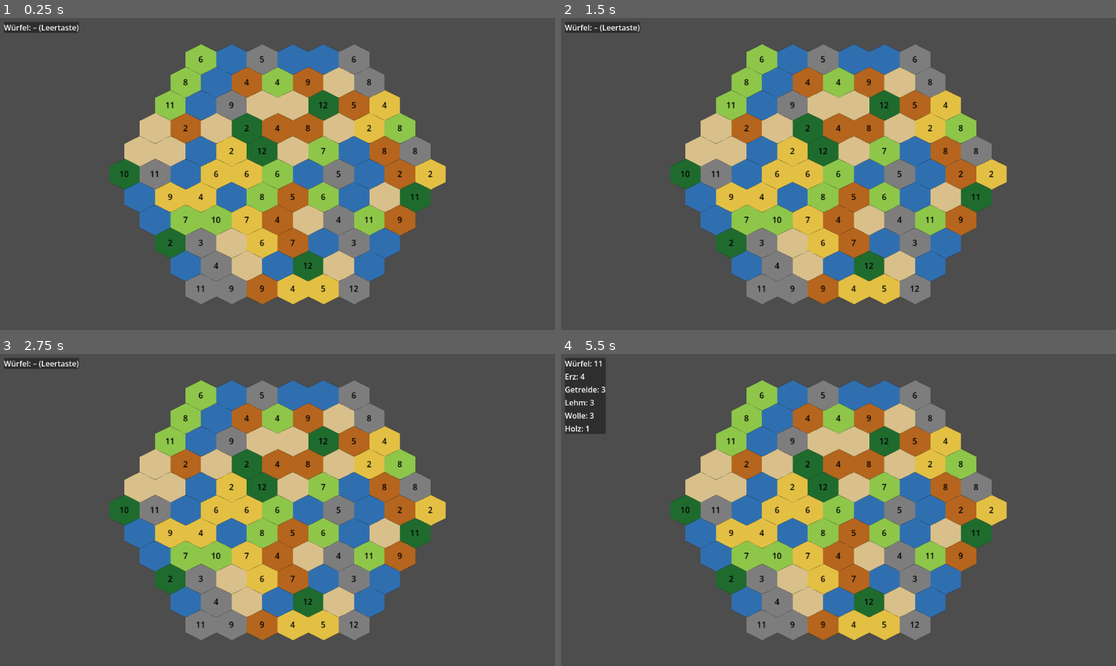
Above: before the commit, frames 1-4 (two rows, left to right).
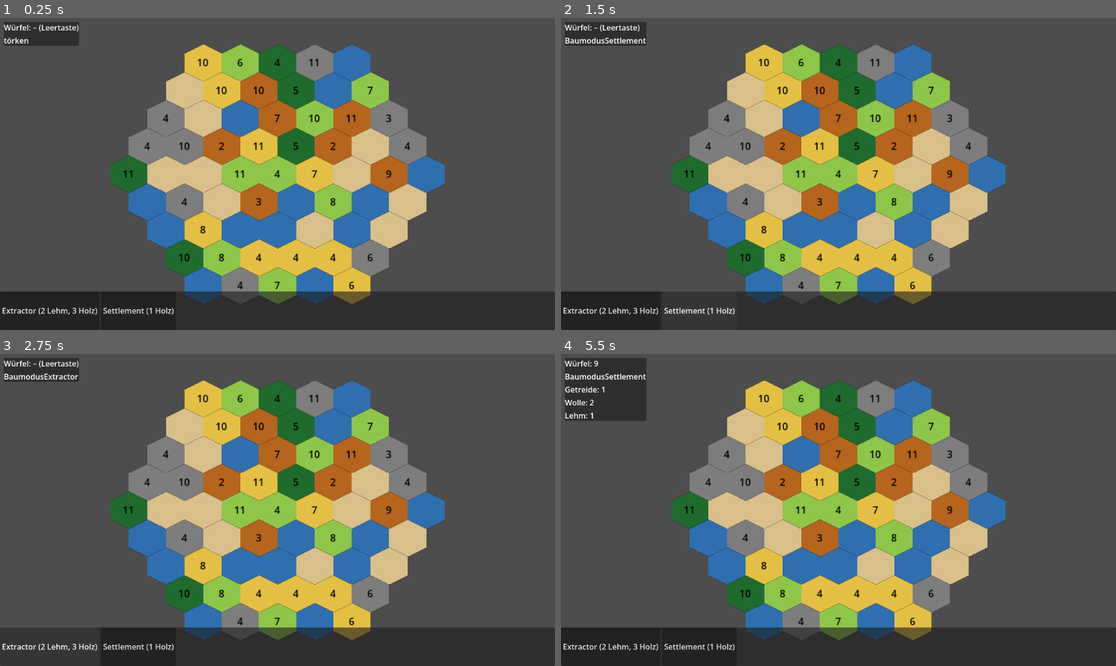
Above: after the commit, the same moments.

Repository: Dahf/catan
Game: Godot game, scene res://main/main.tscn
The game is run twice, just before and just after one commit, with the same random seed, the same clock (stepped at 60 frames per second) and the same inputs.
Inputs (mouse positions are in pixels of both pictures, inside the frame that each line leads up to):
- Up to frame 1 (0.25 s): no input
- Up to frame 2 (1.5 s): click (610, 311) at 0.5 s, where only the run after the commit has a clickable "Extractor (2 Lehm, 3 Holz)"; click (699, 311) at 1.25 s, where only the run after the commit has a clickable "Settlement (1 Holz)"
- Up to frame 3 (2.75 s): click (49, 647) at 2 s, where only the run after the commit has a clickable "Extractor (2 Lehm, 3 Holz)"
- Up to frame 4 (5.5 s): click (699, 647) at 2.75 s, where only the run after the commit has a clickable "Settlement (1 Holz)"; click (610, 647) at 3.5 s, where only the run after the commit has a clickable "Extractor (2 Lehm, 3 Holz)"; click (699, 647) at 4.25 s, where only the run after the commit has a clickable "Settlement (1 Holz)"; tap Enter (ui_accept) at 5, 5.27 s; move the mouse to (960, 494) at 5.02 s; hold Shift from 5.03 s (still down); click (960, 494) at 5.17 s

The runs differ from the first frame. In frame 1, 45% of the frame differs, in the area x 0-100%, y 4-100%; in frame 2, 43%; in frame 3, 43%; in frame 4, 46%, in the area x 0-100%, y 1-100%.

Commit message:
Implement building placement logic, enhance game state management, and update UI components

Diff:
--- a/autoload/content_db.gd
+++ b/autoload/content_db.gd
@@ -6,29 +6,39 @@
 var recipes: Dictionary = {}     # StringName -> Recipe
 var relics: Dictionary = {}      # StringName -> Relic
 
-
+func _ready() -> void:
+	load_all()
 ## Lädt alle .tres-Ressourcen aus den content/-Ordnern.
 func load_all() -> void:
-	# TODO
+	_load_dir("res://content/buildings", buildings)
 	pass
 
+func _load_dir(path:String, target:Dictionary) -> void:
+	var dir := DirAccess.open(path)
+	if dir == null:
+		return
+	for file in dir.get_files():
+		if not file.ends_with(".tres"):
+			continue
+		var res := load(path.path_join(file))
+		if res != null and &"id" in res:
+			target[res.id] = res
 
 func get_building(id: StringName) -> BuildingDef:
-	# TODO
-	return null
+	return buildings.get(id)
 
 
 func get_recipe(id: StringName) -> Recipe:
-	# TODO
-	return null
+	return recipes.get(id)
 
 
 func get_relic(id: StringName) -> Relic:
-	# TODO
-	return null
+	return relics.get(id)
 
 
 ## Alle bekannten Bautypen (z.B. fürs Baumenü).
 func all_buildings() -> Array[BuildingDef]:
-	# TODO
-	return []
+	var res : Array[BuildingDef] = []
+	for building in buildings.values():
+		res.append(building)
+	return res
--- a/autoload/event_bus.gd
+++ b/autoload/event_bus.gd
@@ -11,3 +11,5 @@
 signal stage_completed(stage: int)
 signal run_ended(score: int)
 signal relic_acquired(relic: Relic)
+signal settlement_placed(vertex: Vector3i, def: BuildingDef)
+signal build_mode_requested(def: BuildingDef)
--- a/autoload/game_state.gd
+++ b/autoload/game_state.gd
@@ -1,6 +1,7 @@
 extends Node
 ## Aktueller Run-Zustand (Daten-Kern). Autoload-Name: GameState.
 ## Hält alle Spieldaten; die Systeme operieren auf diesem Zustand.
+var _hex = HexGrid.new()
 
 var seed: int = 0
 var tiles: Dictionary = {}            # Vector2i -> Tile
@@ -61,9 +62,33 @@
 
 
 ## Platziert ein Gebäude auf einer Tile-Koordinate.
-func place_building(coord: Vector2i, def: BuildingDef) -> void:
-	# TODO
-	pass
+func place_building(coord: Vector2i, def: BuildingDef) -> bool:
+	var tile : Tile = tiles.get(coord)
+	if tile == null or tile.is_water() or tile.has_building():
+		return false
+	if not def.valid_terrain.is_empty() and not def.valid_terrain.has(tile.terrain):
+		return false
+	if not can_afford(def.build_cost):
+		return false
+	var inst := BuildingInstance.new()
+	inst.def = def
+	inst.coord = coord
+	tile.building = inst
+	spend(def.build_cost)
+	EventBus.building_placed.emit(coord, def)
+	return true
+
+func place_settlement(vertex: Vector3i, def: BuildingDef) -> bool:
+	if settlements.has(vertex):
+		return false
+	if not can_afford(def.build_cost):
+		return false
+	spend(def.build_cost)
+	var s := Settlement.new()
+	s.vertex = vertex
+	settlements[vertex] = s
+	EventBus.settlement_placed.emit(vertex, def)
+	return true
 
 
 ## Schaltet zur nächsten Runde weiter.
--- /dev/null
+++ b/content/buildings/extractor.tres
@@ -0,0 +1,18 @@
+[gd_resource type="Resource" script_class="BuildingDef" format=3 uid="uid://cipnc5swl5a3j"]
+
+[ext_resource type="Script" uid="uid://pn001o1qq6wu" path="res://core/data/recipe.gd" id="1_3ffov"]
+[ext_resource type="Script" uid="uid://dmpqaw1cyeyu0" path="res://core/data/building_def.gd" id="1_37vvf"]
+
+[sub_resource type="Resource" id="Resource_3f70t"]
+script = ExtResource("1_3ffov")
+metadata/_custom_type_script = "uid://pn001o1qq6wu"
+
+[resource]
+script = ExtResource("1_37vvf")
+id = &"extractor"
+display_name = "Extractor"
+build_cost = {
+&"brick": 2,
+&"wood": 3
+}
+recipe = SubResource("Resource_3f70t")
--- /dev/null
+++ b/content/buildings/settlement.tres
@@ -0,0 +1,13 @@
+[gd_resource type="Resource" script_class="BuildingDef" format=3 uid="uid://s3gqyty3m3xv"]
+
+[ext_resource type="Script" uid="uid://dmpqaw1cyeyu0" path="res://core/data/building_def.gd" id="1_feffq"]
+
+[resource]
+script = ExtResource("1_feffq")
+id = &"settlement"
+display_name = "Settlement"
+category = 4
+placement = 1
+build_cost = {
+&"wood": 1
+}
--- a/core/data/building_instance.gd
+++ b/core/data/building_instance.gd
@@ -10,5 +10,6 @@
 
 ## Gibt true zurück, wenn das Gebäude diesen Zyklus produzieren kann.
 func can_produce() -> bool:
-	# TODO: Inputs im Lager + Energie prüfen
-	return false
+	if def == null or def.recipe == null:
+		return false
+	return GameState.can_afford(def.recipe.inputs)
--- a/core/data/recipe.gd
+++ b/core/data/recipe.gd
@@ -3,6 +3,7 @@
 ## Produktionsrezept eines Gebäudes (data-driven, als .tres editierbar).
 ## Beschreibt, welche Inputs pro Zyklus zu welchen Outputs werden.
 
+@export var id: StringName
 @export var inputs: Dictionary   # StringName(resource) -> int (pro Zyklus verbraucht)
 @export var outputs: Dictionary  # StringName(resource) -> int (pro Zyklus erzeugt)
 @export var ticks_per_cycle: int = 1
--- a/core/data/tile.gd
+++ b/core/data/tile.gd
@@ -10,11 +10,9 @@
 
 ## Gibt true zurück, wenn auf diesem Tile ein Gebäude steht.
 func has_building() -> bool:
-	# TODO
-	return false
+	return building != null
 
 
 ## Gibt true zurück, wenn dies ein Wasserfeld ist (unbebaubar).
 func is_water() -> bool:
-	# TODO
-	return false
+	return terrain == Terrain.TerrainType.WATER
--- a/core/systems/proc_gen.gd
+++ b/core/systems/proc_gen.gd
@@ -1,7 +1,7 @@
 class_name ProcGen
 extends RefCounted
 var hex := HexGrid.new()
-var baserad := 5
+var baserad := 4
 var radius := baserad
 
 ## Seed-basierte prozedurale Generierung einer Stage/Region.
--- a/main/main.gd
+++ b/main/main.gd
@@ -3,8 +3,10 @@
 var proc := ProcGen.new()
 var production := ProductionSystem.new()
 
+var test := Test.new()
 
 func _ready() -> void:
+	test.test_truth()
 	start_run()
 
 
--- a/presentation/board/game_board.gd
+++ b/presentation/board/game_board.gd
@@ -8,13 +8,22 @@
 @onready var hex_map = $HexTileMap
 
 var _tokens: Node2D
+var _hex:= HexGrid.new()
+var _build_def : BuildingDef = null
+var _buildings_node : Node2D
 
 func _ready() -> void:
 	# TODO: an EventBus-Signale koppeln, Brett aus GameState aufbauen
+	_buildings_node = Node2D.new()
+	_buildings_node.name = "Buildings"
+	add_child(_buildings_node)
 	_tokens = Node2D.new()
 	_tokens.name = "Tokens"
 	add_child(_tokens)
-	pass
+	EventBus.build_mode_requested.connect(_on_build_mode_requested)
+	EventBus.settlement_placed.connect(_on_settlement_placed)
+	EventBus.building_placed.connect(_on_building_placed)
+
 
 
 ## Baut die komplette Darstellung aus dem aktuellen GameState neu auf.
@@ -22,7 +31,8 @@
 	hex_map.clear_board()
 	for child in _tokens.get_children():
 		child.queue_free()
-
+	for child in _buildings_node.get_children():
+		child.queue_free()
 	for coord in GameState.tiles:
 		var tile: Tile = GameState.tiles[coord]
 		hex_map.set_terrain(coord, tile.terrain)
@@ -62,11 +72,64 @@
 func refresh() -> void:
 	build_from_state()
 
+func _on_build_mode_requested(def: BuildingDef) -> void:
+	_build_def = def
+
 
 func _on_building_placed(coord: Vector2i, def: BuildingDef) -> void:
-	# TODO
-	pass
+	var marker := Label.new()
+	marker.horizontal_alignment = HORIZONTAL_ALIGNMENT_CENTER
+	marker.vertical_alignment = VERTICAL_ALIGNMENT_CENTER
+	marker.text = def.display_name.substr(0, 1)
+	marker.position = hex_map.hex_to_world(coord) - Vector2(hex_map.TILE_SIZE)/2
+	marker.add_theme_color_override("font_color", Color.WHITE)
+	_buildings_node.add_child(marker)
 
+
+func _on_settlement_placed(vertex: Vector3i, def: BuildingDef) -> void:
+	var dot := Label.new()
+	dot.horizontal_alignment = HORIZONTAL_ALIGNMENT_CENTER
+	dot.vertical_alignment = VERTICAL_ALIGNMENT_CENTER
+	dot.text = "⌂"
+	dot.size = Vector2(hex_map.TILE_SIZE)
+	dot.position = _vertex_world(vertex)
+	dot.add_theme_color_override("font_color", Color.WHITE)
+	_buildings_node.add_child(dot)
+
+func _vertex_world(vertex: Vector3i) -> Vector2:
+	var sum := Vector2.ZERO
+	var adj := _hex.vertex_adjacent_tiles(vertex)
+	for coord in adj:
+		sum += hex_map.hex_to_world(coord)
+	return sum/float(adj.size())
+
+func _unhandled_input(event: InputEvent) -> void:
+	if _build_def == null:
+		return
+
+	if event is InputEventMouseButton and event.pressed and event.button_index == MOUSE_BUTTON_LEFT:
+		var world : Vector2 = hex_map.to_local(get_global_mouse_position())
+		if _build_def.placement == BuildingDef.Placement.TILE:
+			if GameState.place_building(hex_map.world_to_hex(world), _build_def):
+				_build_def = null
+		else:
+			if GameState.place_settlement(_nearest_vertex(world), _build_def):
+				_build_def = null
+
+	return
+
+
+func _nearest_vertex(world: Vector2) -> Vector3i:
+	var hex_coord : Vector2i = hex_map.world_to_hex(world)
+	var min = INF
+	var best = Vector3i.ZERO
+	for ver_coord in _hex.get_vertices(hex_coord):
+		var pos : Vector2 = _vertex_world(ver_coord)
+		var d := pos.distance_squared_to(world)
+		if d < min:
+			min = d
+			best = ver_coord
+	return best
 
 func _on_tile_clicked(coord: Vector2i) -> void:
 	# TODO
--- a/presentation/board/hex_tile_map.gd
+++ b/presentation/board/hex_tile_map.gd
@@ -28,7 +28,7 @@
 ## TileMap-Zelle -> axiale Hex-Koordinate.
 func map_to_hex(cell: Vector2i) -> Vector2i:
 	var q := cell.x - (cell.y - (cell.y & 1)) / 2
-	return Vector2i.ZERO
+	return Vector2i(q, cell.y)
 
 
 ## Axiale Hex-Koordinate -> Welt-Pixelposition (Mittelpunkt).
--- a/presentation/ui/build_menu.gd
+++ b/presentation/ui/build_menu.gd
@@ -6,7 +6,7 @@
 
 func _ready() -> void:
 	var panel := PanelContainer.new()
-	panel.set_anchors_preset(Control.PRESET_BOTTOM_WIDE)
+	panel.set_anchors_preset(Control.PRESET_FULL_RECT)
 	add_child(panel)
 	_row = HBoxContainer.new()
 	panel.add_child(_row)
--- a/presentation/ui/build_menu.tscn
+++ b/presentation/ui/build_menu.tscn
@@ -1,8 +1,8 @@
-[gd_scene load_steps=2 format=3]
+[gd_scene format=3 uid="uid://86s37c1v6cqj"]
 
-[ext_resource type="Script" path="res://presentation/ui/build_menu.gd" id="1_buildmenu"]
+[ext_resource type="Script" uid="uid://cgua34y5l2rwt" path="res://presentation/ui/build_menu.gd" id="1_buildmenu"]
 
-[node name="BuildMenu" type="Control"]
+[node name="BuildMenu" type="Control" unique_id=1766743108]
 layout_mode = 3
 anchors_preset = 12
 anchor_top = 1.0
--- a/presentation/ui/hud.gd
+++ b/presentation/ui/hud.gd
@@ -3,6 +3,7 @@
 
 var _box: VBoxContainer
 var _dice_label: Label
+var _build_label: Label
 
 var _resource_labels: Dictionary = {}   # StringName -> Label
 
@@ -21,9 +22,21 @@
 	_dice_label.text = "Würfel: – (Leertaste)"
 	_box.add_child(_dice_label)
 
+	_build_label = Label.new()
+	_build_label.text = "törken"
+	_box.add_child(_build_label)
+
 	EventBus.dice_rolled.connect(_on_dice_rolled)
 	EventBus.resource_changed.connect(_on_resource_changed)
+	EventBus.building_placed.connect(_on_built)
+	EventBus.settlement_placed.connect(_on_built)
+	EventBus.build_mode_requested.connect(_on_build_mode_requested)
 
+func _on_build_mode_requested(def: BuildingDef) -> void:
+	_build_label.text = "Baumodus%s" % def.display_name
+
+func _on_built(_a = null, _b = null) -> void:
+	_build_label.text = ""
 
 func _on_dice_rolled(value: int) -> void:
 	_dice_label.text = "Würfel: %d" % value
--- a/project.godot
+++ b/project.godot
@@ -27,10 +27,6 @@
 
 enabled=PackedStringArray("res://addons/gut/plugin.cfg")
 
-[debug]
-
-gdscript/warnings/exclude_addons=true
-
 [physics]
 
 3d/physics_engine="Jolt Physics"
--- a/test/test_smoke.gd
+++ b/test/test_smoke.gd
@@ -1,5 +1,7 @@
+class_name Test
 extends GutTest
 ## Smoke-Test: prüft nur, dass GUT headless läuft.
 
+
 func test_truth() -> void:
-	assert_eq(1 + 1, 2, "Mathematik funktioniert")
+	assert_eq(1 + 2, 2, "Mathematik funktioniert")
Not shown, changed: addons/gut/utils.gd
Not shown, added: presentation/board/game_board.tscn5184705765.tmp
Not shown, added: presentation/board/game_board.tscn8771835891.tmp
